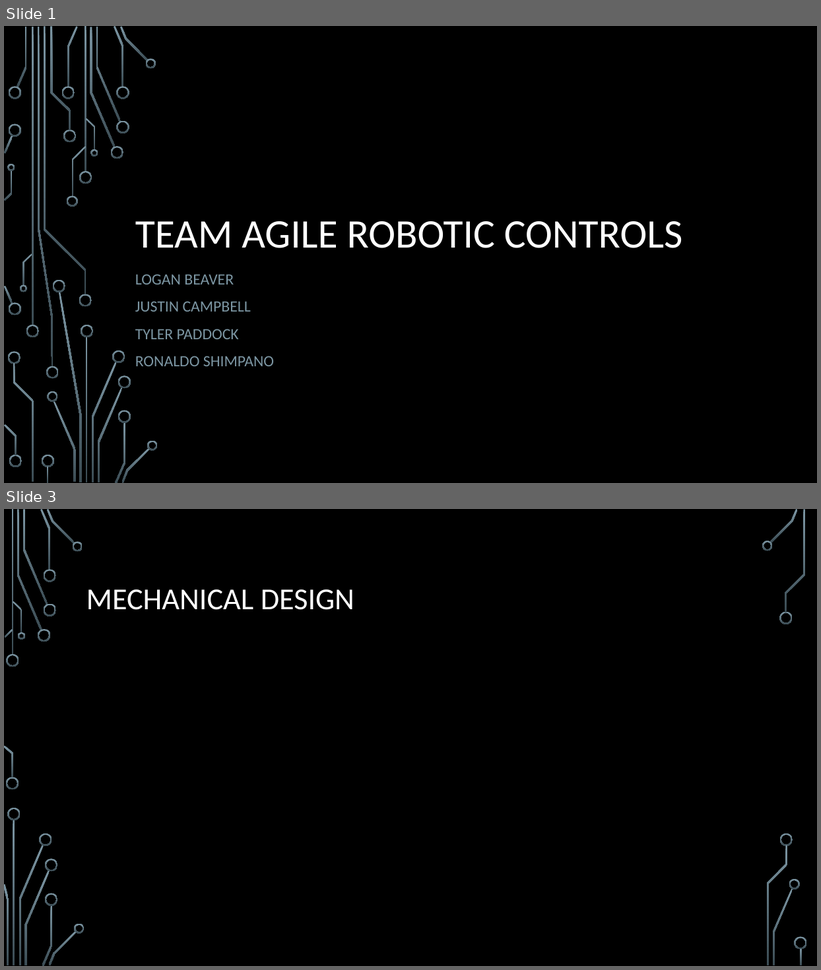
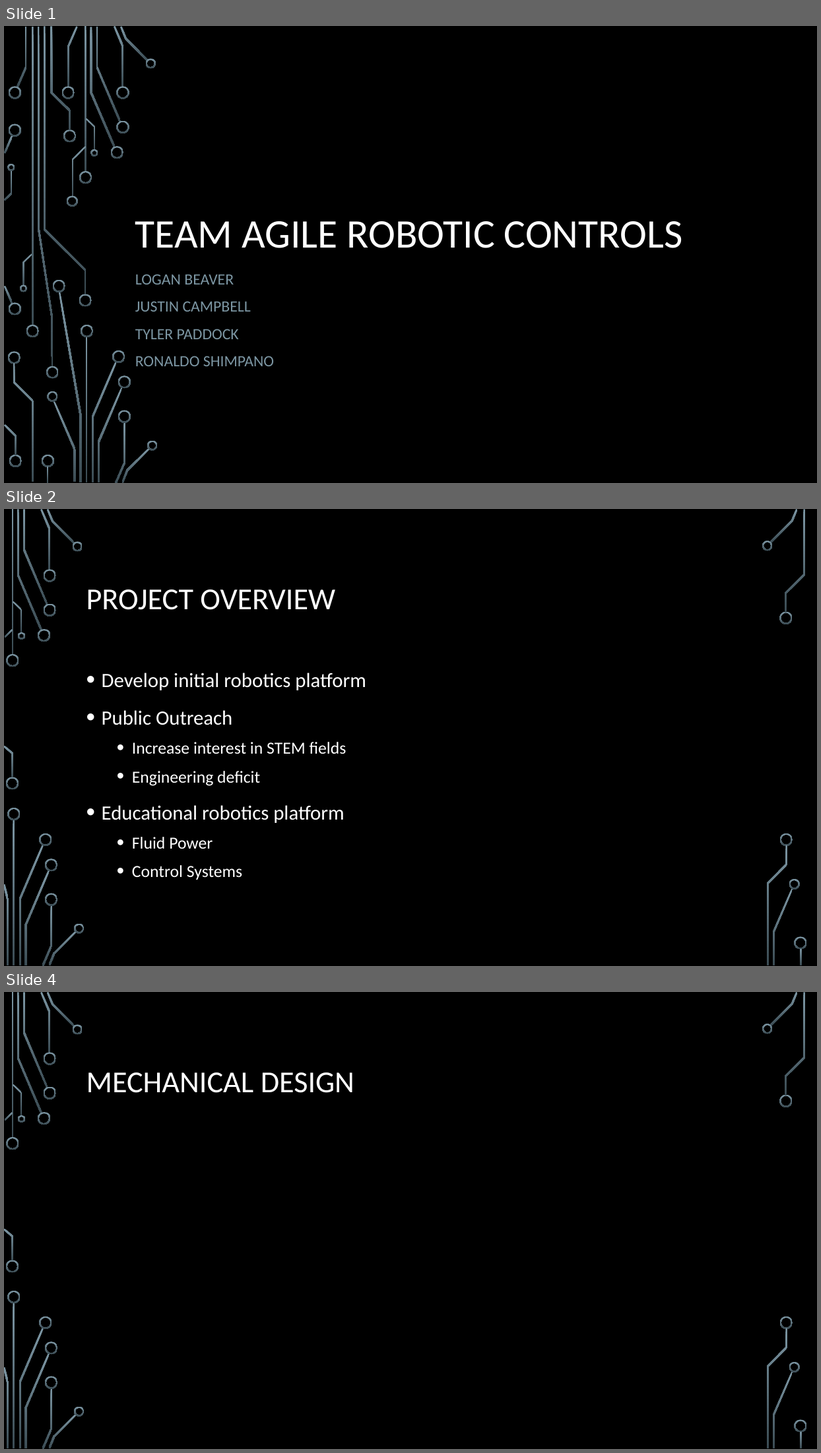
Before and after one commit to Logiant/AgileRoboticControls, a slide deck: Design Powerpoint.pptx. Shown one above the other, each under a label of ours: slides 1 and 3 before the commit, slides 1, 2 and 4 after it; the slides between them are not shown. The pictures are 821x970 and 821x1453 pixels, drawn with LibreOffice and Linux fonts; fonts in the diff are those of the drawing; background and template pictures are left out. Boxes give left, top, right and bottom in pixels: in the first picture for what was removed or moved away, otherwise in the second. Text is boxed around its words. In the diff, an @@ line names an element or a change of style, - is before the commit and + after.

```diff
--- a/Design Powerpoint.pptx
+++ b/Design Powerpoint.pptx
@@ slide 2 added at (x1=4, y1=509, x2=817, y2=966), background picture (left out); not listed: 36 template elements that a slide beside it also shows @@
@@ title added at (x1=86, y1=590, x2=335, y2=610), 36 pt, text #FFFFFF @@
+PROJECT OVERVIEW
@@ text added at (x1=102, y1=673, x2=366, y2=880), 24 pt, text #FFFFFF @@
+• Develop initial robotics platform
+• Public Outreach
+  • Increase interest in STEM fields
+  • Engineering deficit
+• Educational robotics platform
+  • Fluid Power
+  • Control Systems
@@ what was slide 3 is now slide 4 @@
```
Also in this commit, not shown: 3 other slides added, 1 slide removed.
